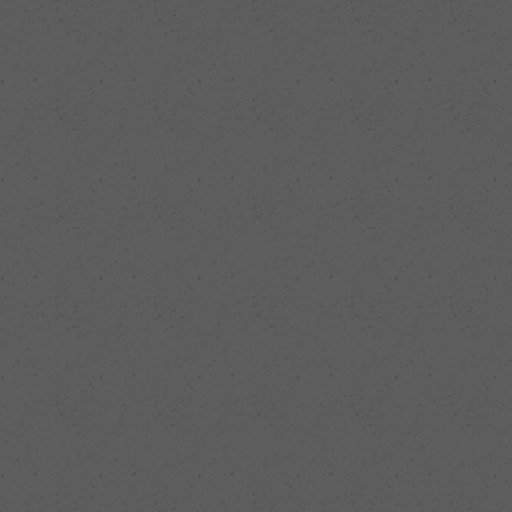
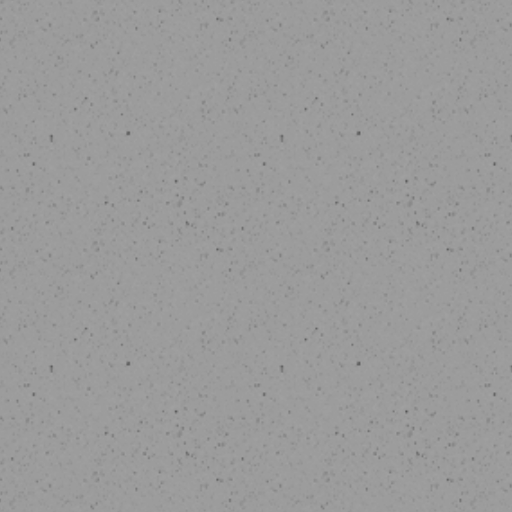
Two versions of the same layered image (512 x 512). Layer-by-layer changes:
painted on "Forme 1" over <box>0,0,512,512</box>
